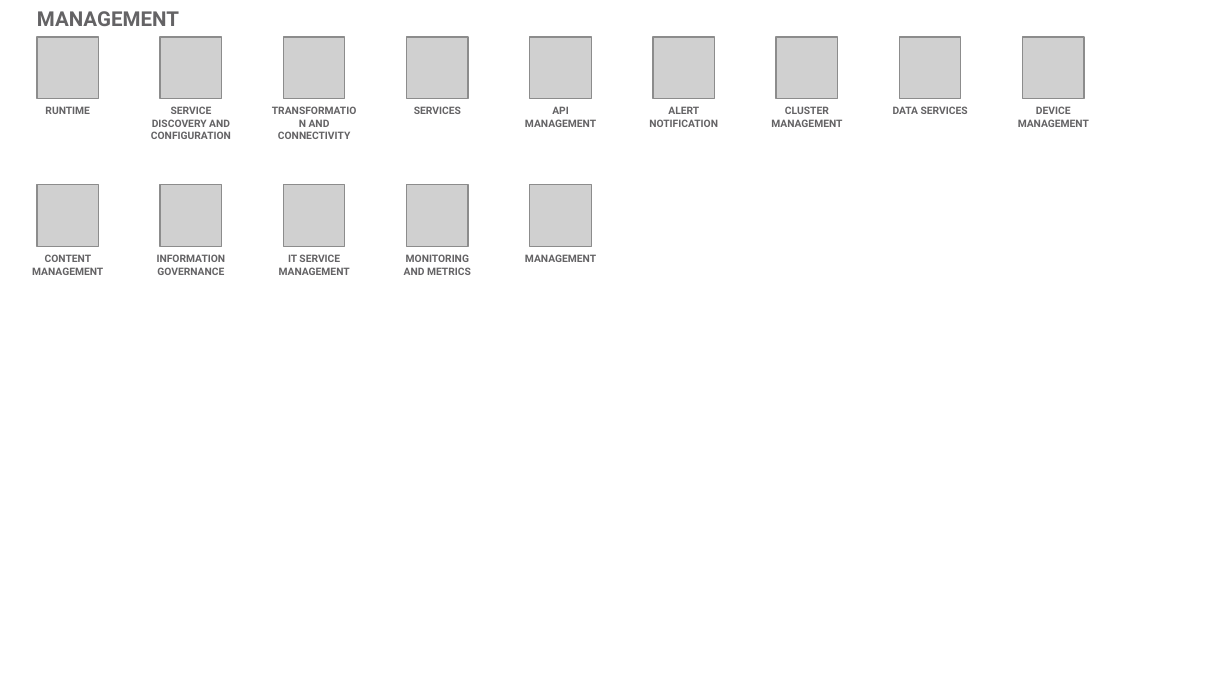
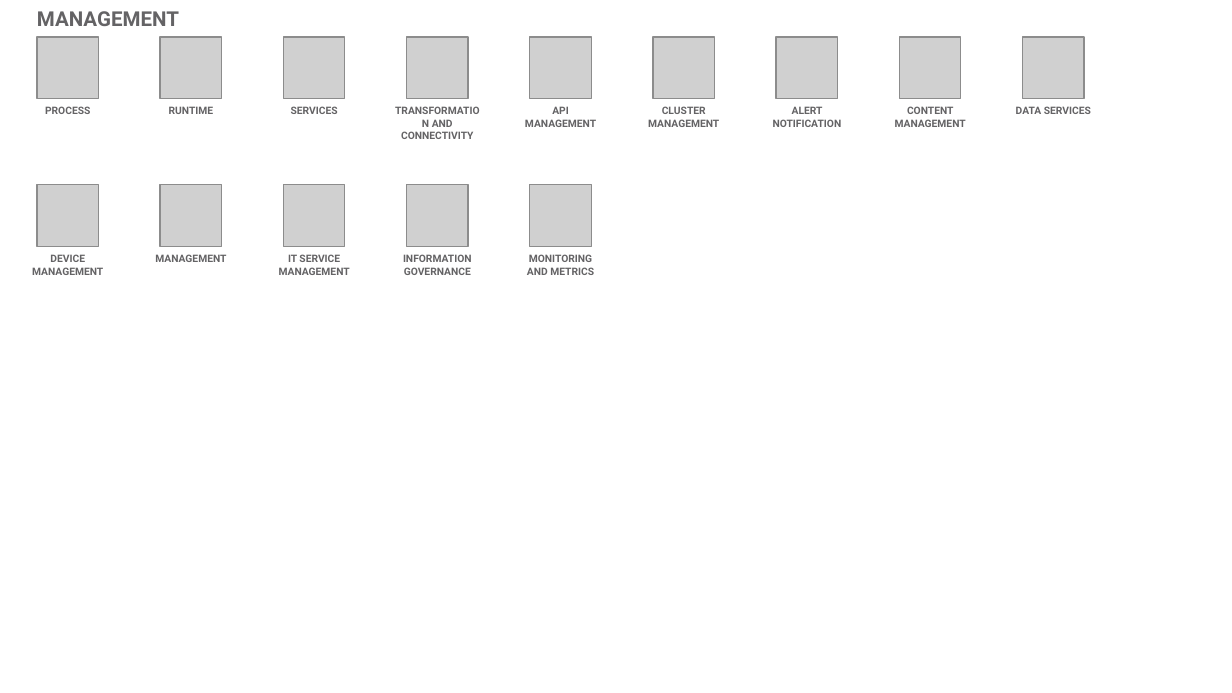
Before and after one commit to l2fprod/myarchitecture, a slide deck: slide 19 of mycatalog-architecture-diagram-template.pptx. Drawn at 1232x693 pixels with LibreOffice and Linux fonts; fonts in the diff are those of the drawing; grey boxes stand for pictures. Boxes give left, top, right and bottom in pixels: in the first picture for what was removed or moved away, otherwise in the second. Text is boxed around its words. In the diff, an @@ line names an element or a change of style, - is before the commit and + after.

```diff
--- a/mycatalog-architecture-diagram-template.pptx
+++ b/mycatalog-architecture-diagram-template.pptx
@@ text added at (x1=45, y1=106, x2=90, y2=114), 6 pt, text #646365, bold @@
+PROCESS
@@ text removed at (x1=151, y1=106, x2=231, y2=139) @@
-SERVICE DISCOVERY AND CONFIGURATION
@@ text "SERVICES" moved from (x1=414, y1=106, x2=461, y2=114) to (x1=291, y1=106, x2=338, y2=114) @@
@@ text "CLUSTER MANAGEMENT" moved from (x1=771, y1=106, x2=842, y2=127) to (x1=648, y1=106, x2=719, y2=127) @@
@@ text at (x1=895, y1=106, x2=966, y2=127): text changed @@
-DEVICE MANAGEMENT
+CONTENT MANAGEMENT
@@ text at (x1=32, y1=254, x2=103, y2=275): text changed @@
-CONTENT MANAGEMENT
+DEVICE MANAGEMENT
@@ text at (x1=155, y1=254, x2=226, y2=262): text changed @@
-INFORMATION GOVERNANCE
+MANAGEMENT
@@ text added at (x1=403, y1=254, x2=472, y2=275), 6 pt, text #646365, bold @@
+INFORMATION GOVERNANCE
@@ 5 texts moved together from (x1=45, y1=106, x2=968, y2=275) to (x1=169, y1=106, x2=1091, y2=275) @@
@@ text removed at (x1=525, y1=254, x2=596, y2=262) @@
-MANAGEMENT
```
Also in this commit, not shown: 13 other slides changed.
